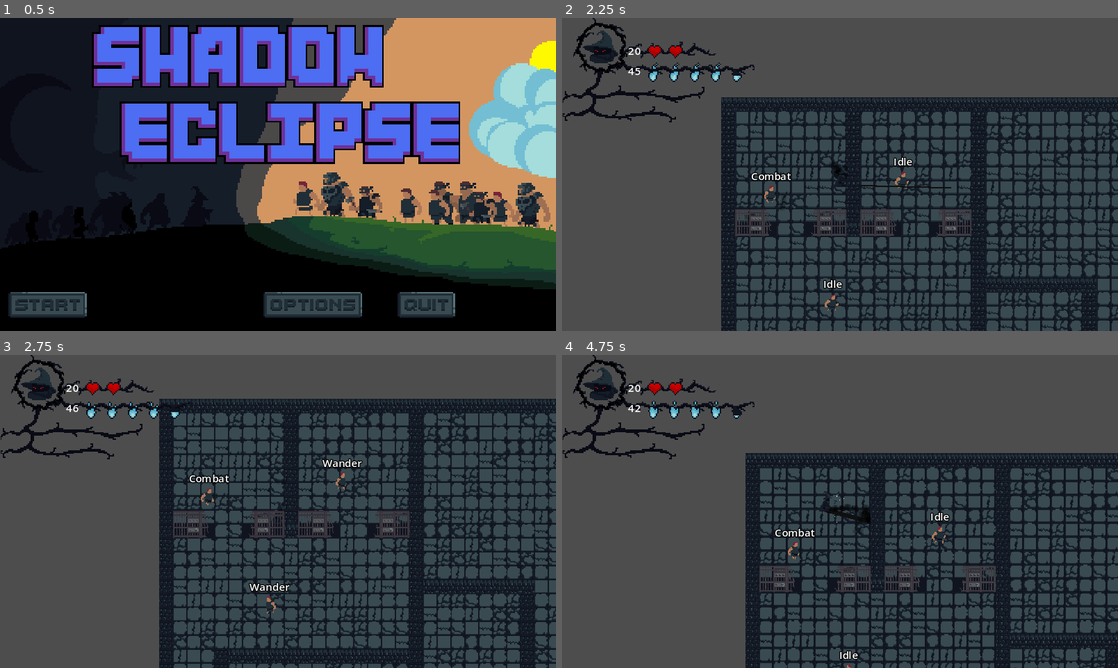
Above: before the commit, frames 1-4 (two rows, left to right).
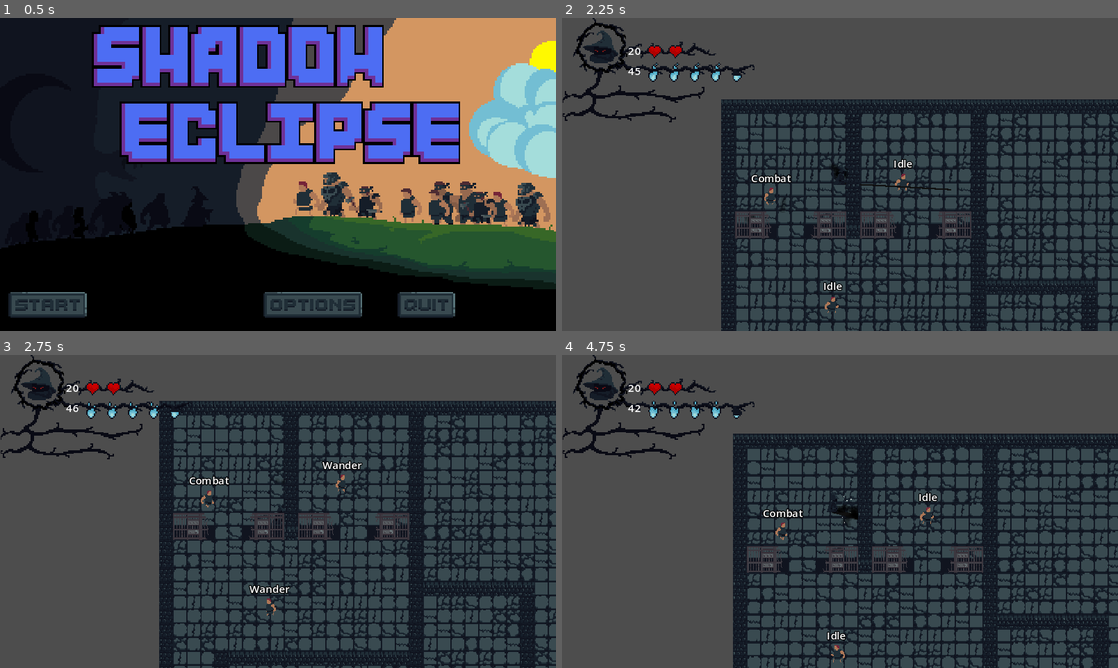
Above: after the commit, the same moments.

Repository: vyxul/Shadow-Eclipse
Game: Godot game, scene res://GameFiles/Scenes/Menu/StartScreen.tscn
The game is run twice, just before and just after one commit, with the same random seed, the same clock (stepped at 60 frames per second) and the same inputs.
Inputs (mouse positions are in pixels of both pictures, inside the frame that each line leads up to):
- Up to frame 1 (0.5 s): no input
- Up to frame 2 (2.25 s): click (612, 309) at 0.5 s; move the mouse to (795, 202) at 1.27 s; hold D (right) 1.28-2.03 s; tap C (c) at 1.35 s; tap R (r) at 1.55, 2.1 s; move the mouse to (901, 187) at 2.02 s; hold S (down) from 2.03 s (still down)
- Up to frame 3 (2.75 s): keep holding S (down); tap X (x) at 2.3 s
- Up to frame 4 (4.75 s): move the mouse to (828, 605) at 2.77 s; release S (down) at 2.78 s; hold D (right) 2.78-3.53 s; tap X (x) at 2.85, 4.55 s; tap C (c) at 3.05, 3.6 s; move the mouse to (812, 574) at 3.52 s; hold W (up) 3.53-4.28 s; tap R (r) at 3.8 s; move the mouse to (1006, 558) at 4.27 s; hold A (left) from 4.28 s (still down); click (1006, 558) at 4.35 s

Frame 1 is identical in both runs. In frame 2, 17% of the frame differs, in the area x 28-100%, y 25-100%; in frame 3, 20%; in frame 4, 31%, in the area x 30-100%, y 25-100%.

Commit message:
Slow player down during attack/cast

Diff:
--- a/GameFiles/Game Objects/Characters/Player/player.gd
+++ b/GameFiles/Game Objects/Characters/Player/player.gd
@@ -9,6 +9,7 @@
 @onready var sprite_2d = $Sprite2D
 @onready var player_melee_controller = $PlayerMeleeController
 @onready var player_ranged_controller = $PlayerRangedController
+@onready var player_recruit_controller = $PlayerRecruitController
 @onready var hurtbox_component = $HurtboxComponent
 @onready var health_component: HealthComponent = $HealthComponent
 @onready var mana_component: ManaComponent = $ManaComponent
@@ -75,11 +76,17 @@
 	var target_velocity = move_direction * move_speed
 	velocity = target_velocity
 
+
+
 	if !player_melee_controller.is_attacking && !player_ranged_controller.is_attacking:
 		if velocity == Vector2.ZERO:
 			animation_player.play("idle")
 		else:
 			animation_player.play("walk")
+
+	if player_melee_controller.is_attacking || player_ranged_controller.is_attacking || player_recruit_controller.is_casting:
+		velocity /= 2
+
 
 	if   velocity.x < 0 && direction == 1:
 		sprite_2d.flip_h = true
--- a/GameFiles/Game Objects/Characters/Player/player_recruit_controller.gd
+++ b/GameFiles/Game Objects/Characters/Player/player_recruit_controller.gd
@@ -28,6 +28,8 @@
 	var target_direction = (get_global_mouse_position() - player.global_position).normalized()
 	player_recruitment.target_position = target_direction * laser_range
 
+	player.sprite_2d.flip_h = target_direction.x < 0
+
 
 func set_is_casting(cast: bool) -> void:
 	is_casting = cast
--- a/GameFiles/Game Objects/Components/mana_component.gd
+++ b/GameFiles/Game Objects/Components/mana_component.gd
@@ -52,4 +52,3 @@
 
 func _on_timer_timeout():
 	regain()
-	print_debug("test")
